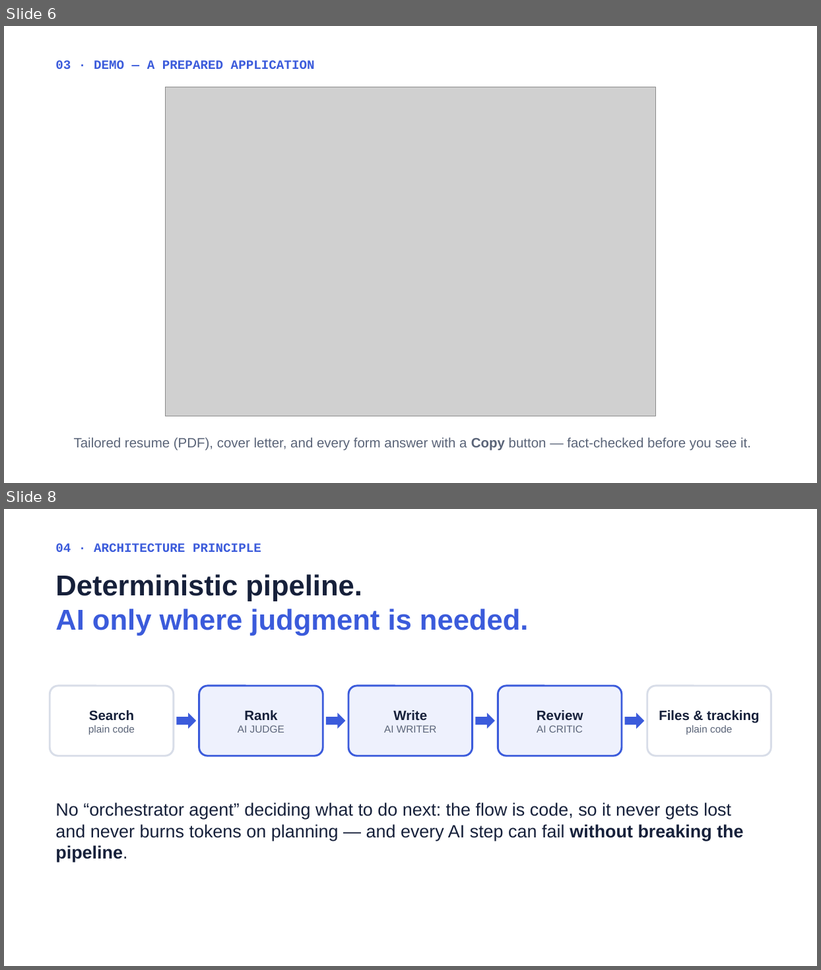
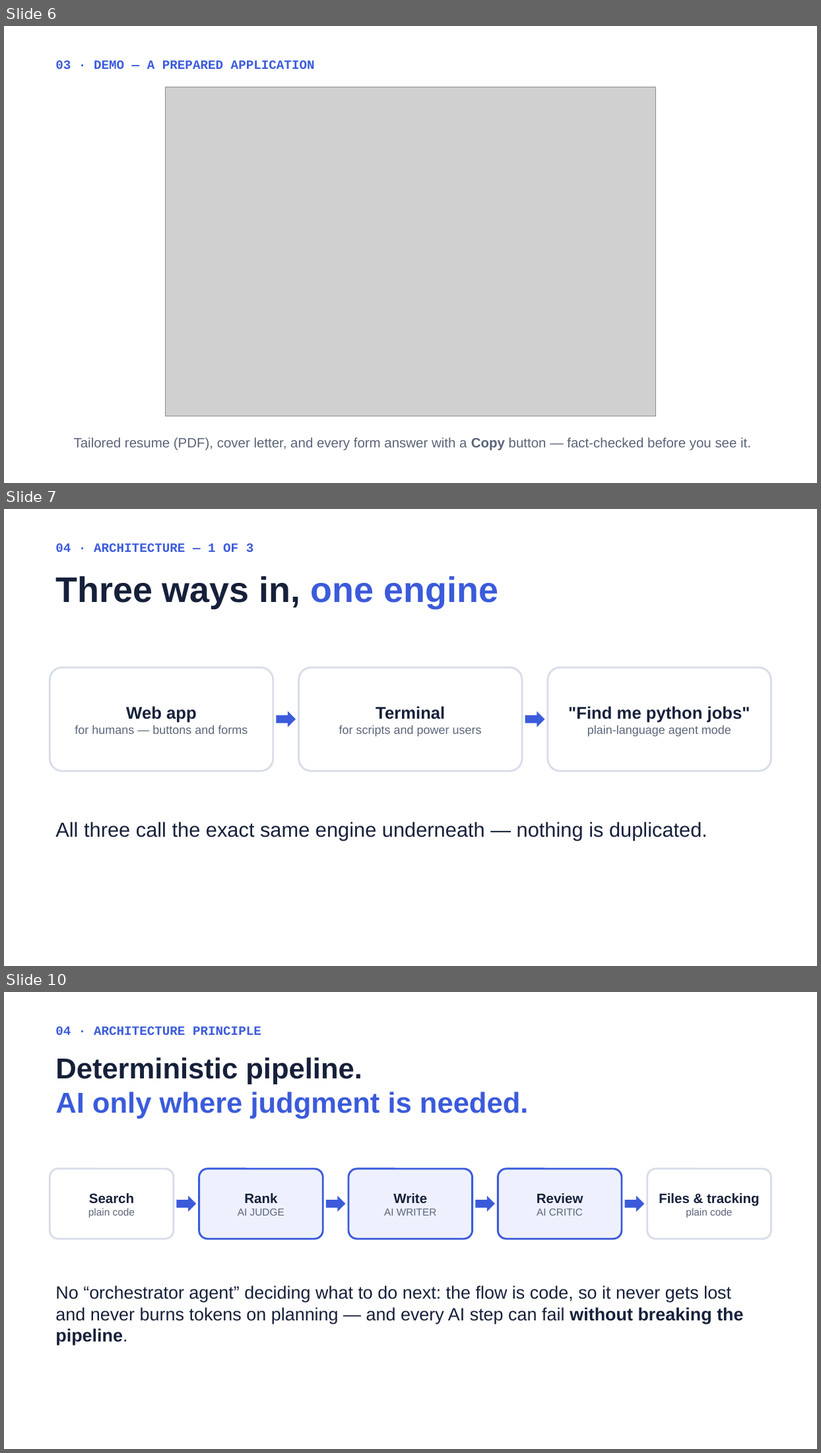
Before and after one commit to DavidZeff1/agent, a slide deck: presentation/Job Agent Presentation.pptx. Shown one above the other, each under a label of ours: slides 6 and 8 before the commit, slides 6, 7 and 10 after it; the slides between them are not shown. The pictures are 821x970 and 821x1453 pixels, drawn with LibreOffice and Linux fonts; fonts in the diff are those of the drawing; grey boxes stand for pictures. Boxes give left, top, right and bottom in pixels: in the first picture for what was removed or moved away, otherwise in the second. Text is boxed around its words. In the diff, an @@ line names an element or a change of style, - is before the commit and + after.

```diff
--- a/presentation/Job Agent Presentation.pptx
+++ b/presentation/Job Agent Presentation.pptx
@@ slide 7 added at bbox=[4, 509, 817, 966], background #FFFFFF @@
@@ text added at bbox=[55, 543, 254, 552], 15 pt, text #3B5BDB, bold @@
+04 · ARCHITECTURE — 1 OF 3
@@ text added at bbox=[55, 576, 498, 609], 42 pt, text #16203A, bold @@
+Three ways in, one engine
@@ rounded rectangle added at bbox=[50, 667, 273, 771], fill #FFFFFF, outline #D8DDE8 2.25 pt, 14 pt, text #5A6478 @@
+Web app
+for humans — buttons and forms
@@ rounded rectangle added at bbox=[298, 667, 522, 771], fill #FFFFFF, outline #D8DDE8 2.25 pt, 14 pt, text #5A6478 @@
+Terminal
+for scripts and power users
@@ rounded rectangle added at bbox=[548, 667, 772, 771], fill #FFFFFF, outline #D8DDE8 2.25 pt, 14 pt, text #5A6478 @@
+"Find me python jobs"
+plain-language agent mode
@@ right arrow added at bbox=[276, 712, 296, 727], fill #3B5BDB @@
@@ right arrow added at bbox=[525, 712, 545, 727], fill #3B5BDB @@
@@ text added at bbox=[55, 822, 708, 840], 24 pt, text #16203A @@
+All three call the exact same engine underneath — nothing is duplicated.
@@ what was slide 8 is now slide 10 @@
```
Also in this commit, not shown: 6 slides changed, 8 other slides added, 1 slide removed, 2 other files.
